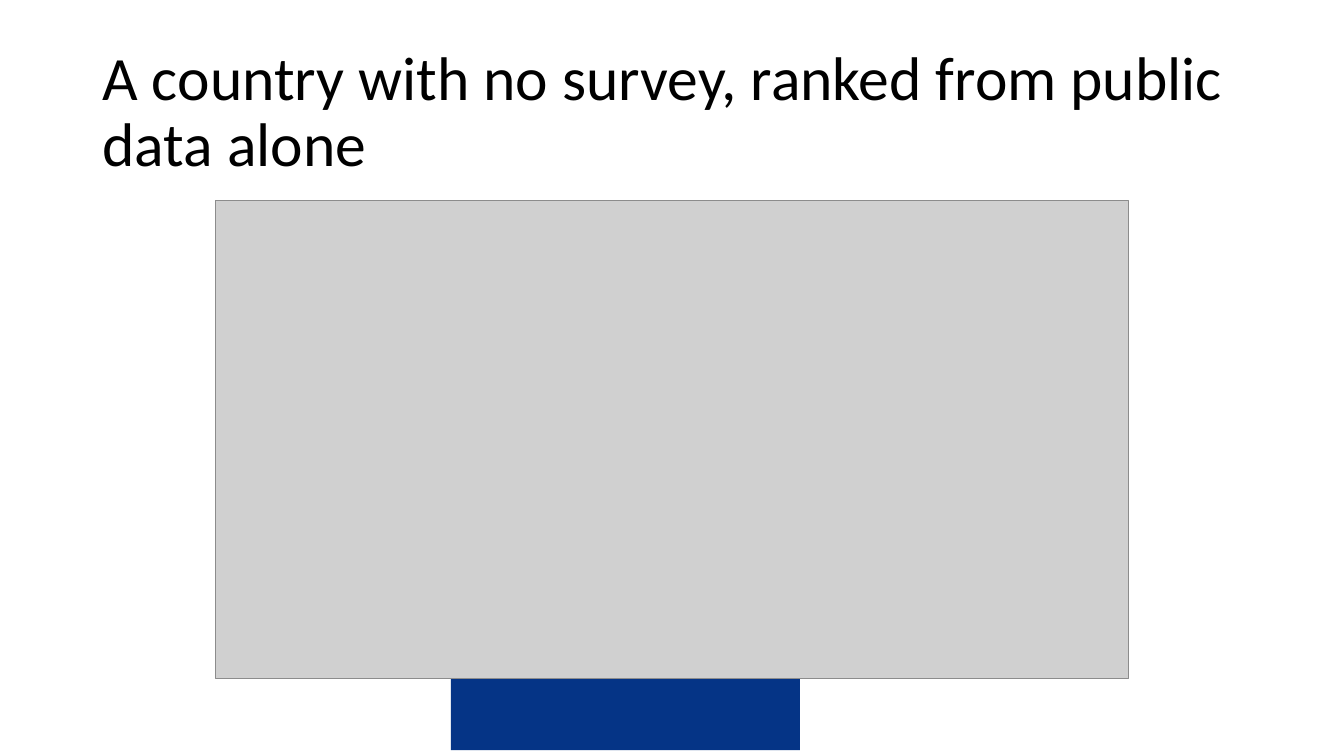
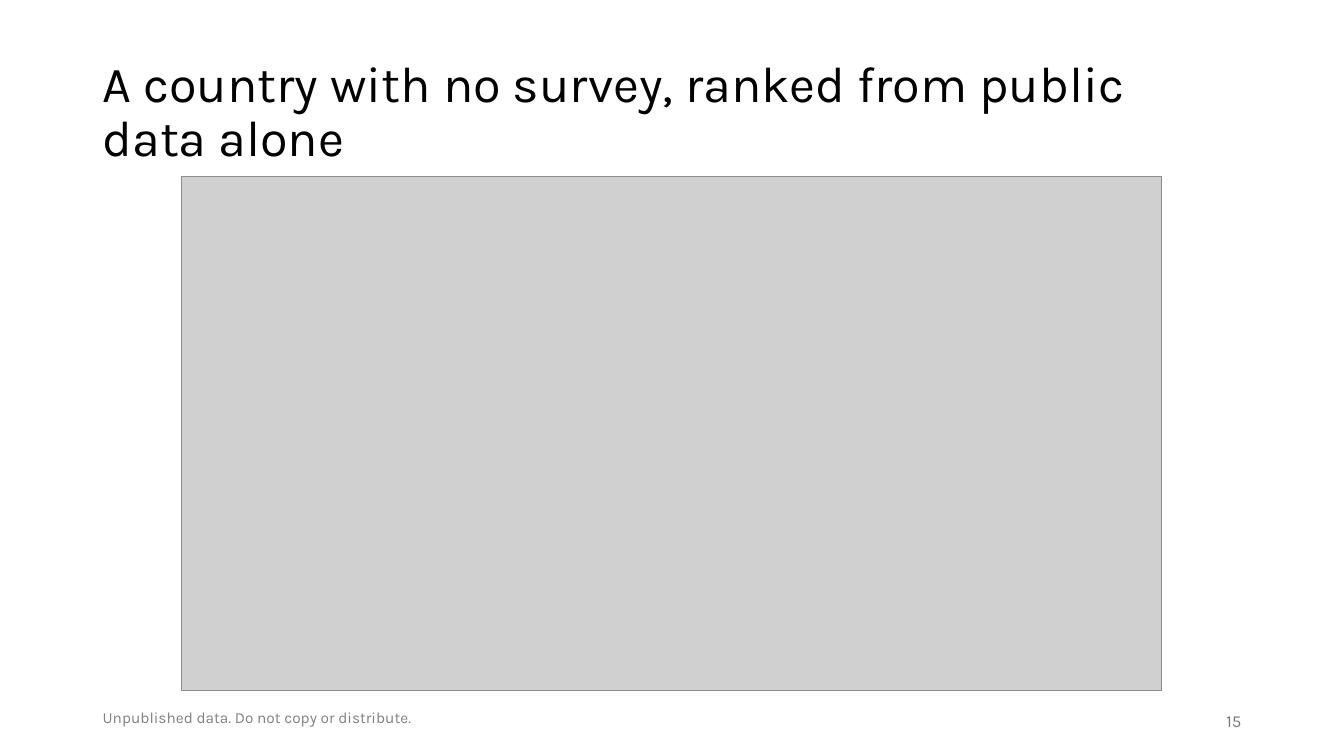
Before and after one commit to amertens/mn-prediction, a slide deck: slide 15 of docs/slides/MN-proxy-policy-deck-2026-09.pptx (slide 9 before the commit). Drawn at 1344x756 pixels with LibreOffice and Linux fonts; fonts in the diff are those of the drawing; grey boxes stand for pictures; background and template pictures are left out. Boxes give left, top, right and bottom in pixels: in the first picture for what was removed or moved away, otherwise in the second. Text is boxed around its words. In the diff, an @@ line names an element or a change of style, - is before the commit and + after.

```diff
--- a/docs/slides/MN-proxy-policy-deck-2026-09.pptx
+++ b/docs/slides/MN-proxy-policy-deck-2026-09.pptx
@@ title "A country with no survey, ..." at [102, 67, 1124, 157]: size 44 to 36 pt, font Calibri to Karla @@
@@ picture: place and size @@
-picture at [216, 201, 1129, 680]
+picture at [181, 176, 1162, 691]
@@ rectangle removed at [451, 673, 800, 751] @@
@@ text added at [103, 712, 411, 727], 11 pt, text #808080 @@
+Unpublished data. Do not copy or distribute.
@@ page number added at [1226, 716, 1241, 727], 12 pt, text #797979 @@
+15
```
Also in this commit, not shown: 14 other slides changed, 7 slides added, 5 slides removed, 6 other files.
